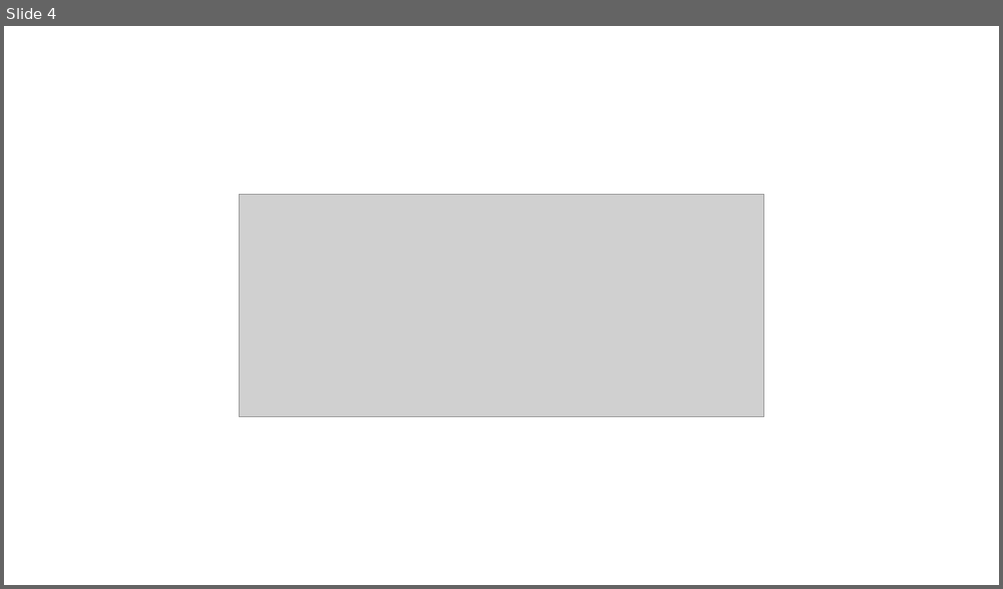
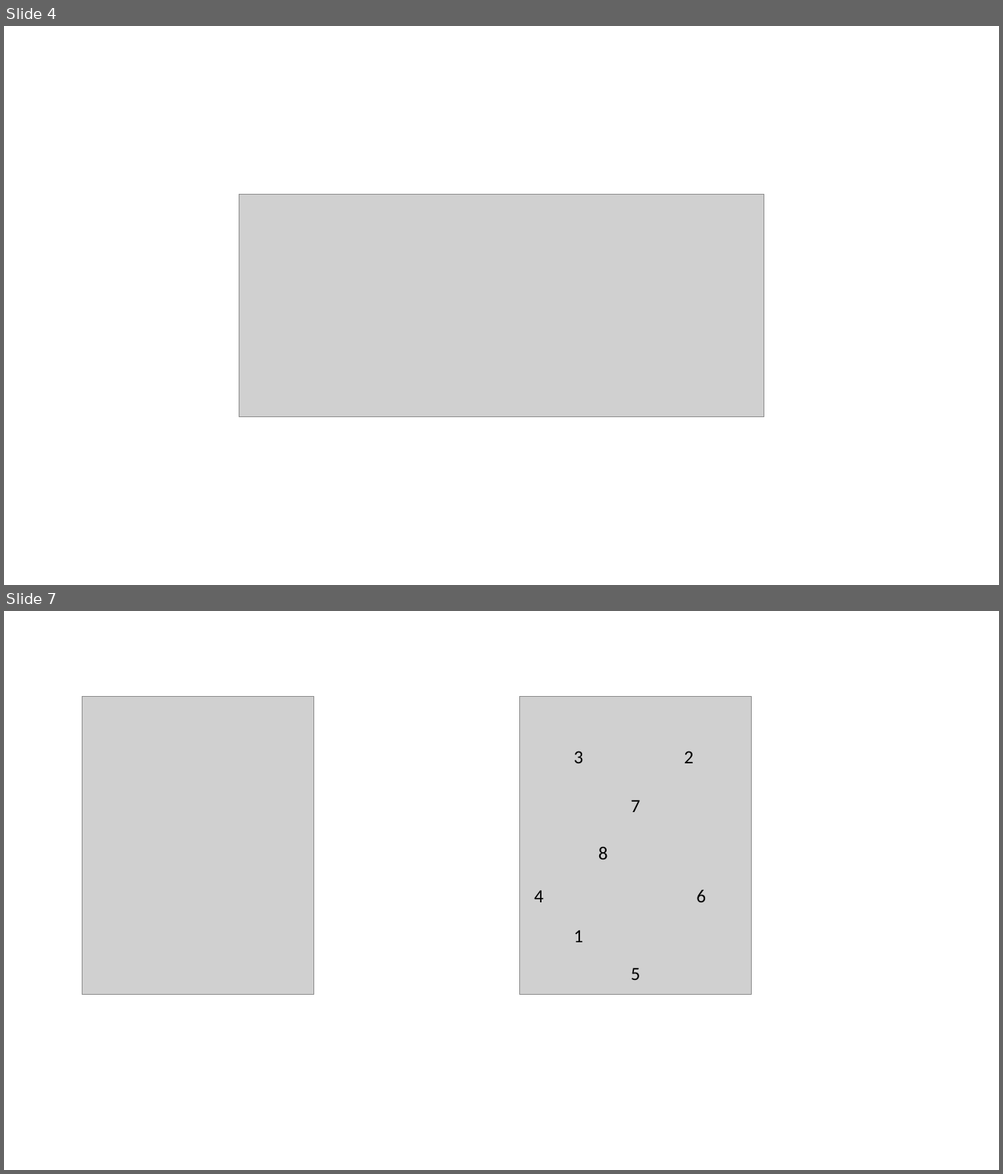
Before and after one commit to NilayBhatt/MathDocuments, a slide deck: GraphTheoryTalk/Presentation1.pptx. Shown one above the other, each under a label of ours: slide 4 before the commit, slides 4 and 7 after it; the slides between them are not shown. The pictures are 1003x589 and 1003x1174 pixels, drawn with LibreOffice and Linux fonts; fonts in the diff are those of the drawing; grey boxes stand for pictures. Boxes give left, top, right and bottom in pixels: in the first picture for what was removed or moved away, otherwise in the second. Text is boxed around its words. In the diff, an @@ line names an element or a change of style, - is before the commit and + after.

```diff
--- a/GraphTheoryTalk/Presentation1.pptx
+++ b/GraphTheoryTalk/Presentation1.pptx
@@ slide 7 added at [4, 611, 999, 1170], background #FFFFFF @@
@@ picture added at [82, 696, 313, 994] @@
@@ group added at [520, 696, 751, 994]: 8 texts, 1 picture @@
+1
+2
+3
+4
+5
+6
+7
+8
```
Also in this commit, not shown: 2 other slides added, 1 slide removed, 14 other files.
